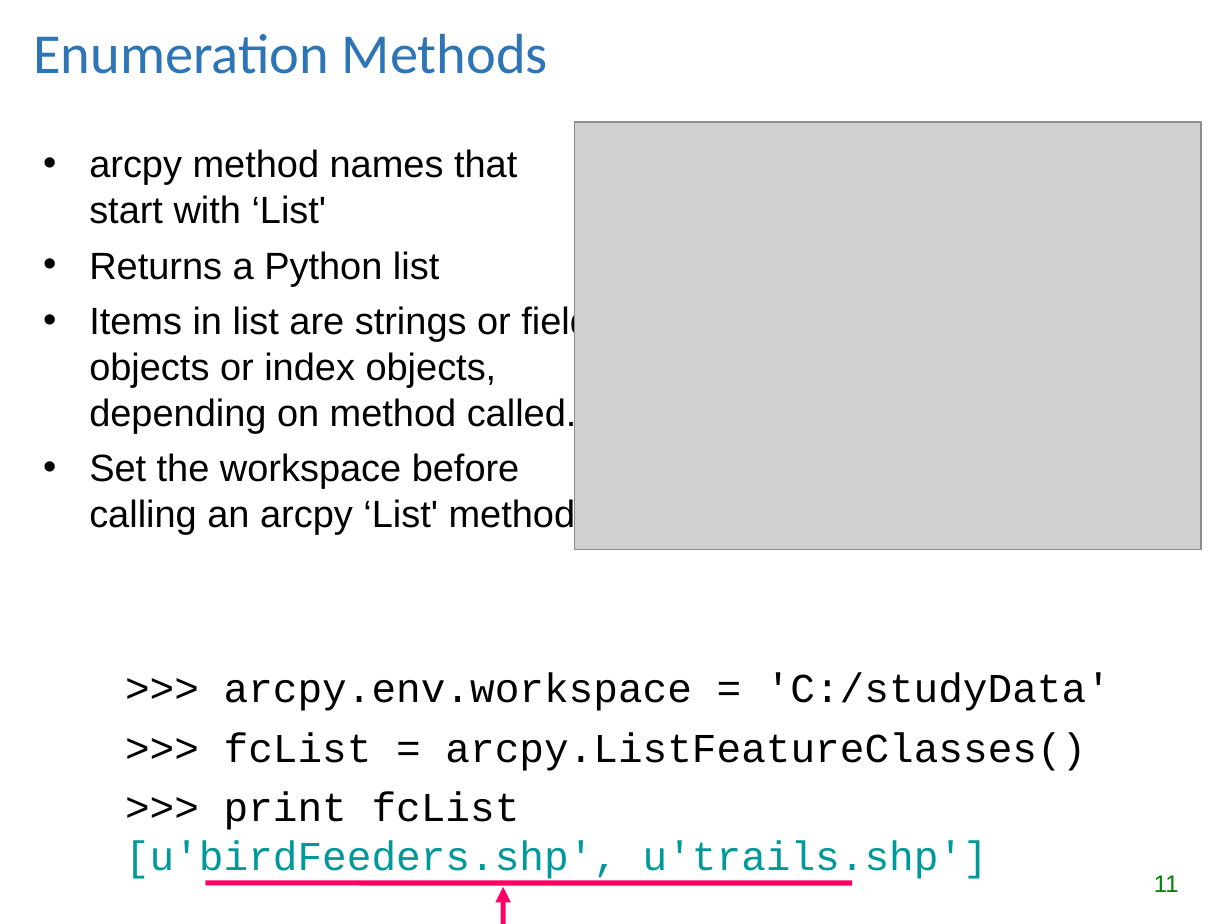
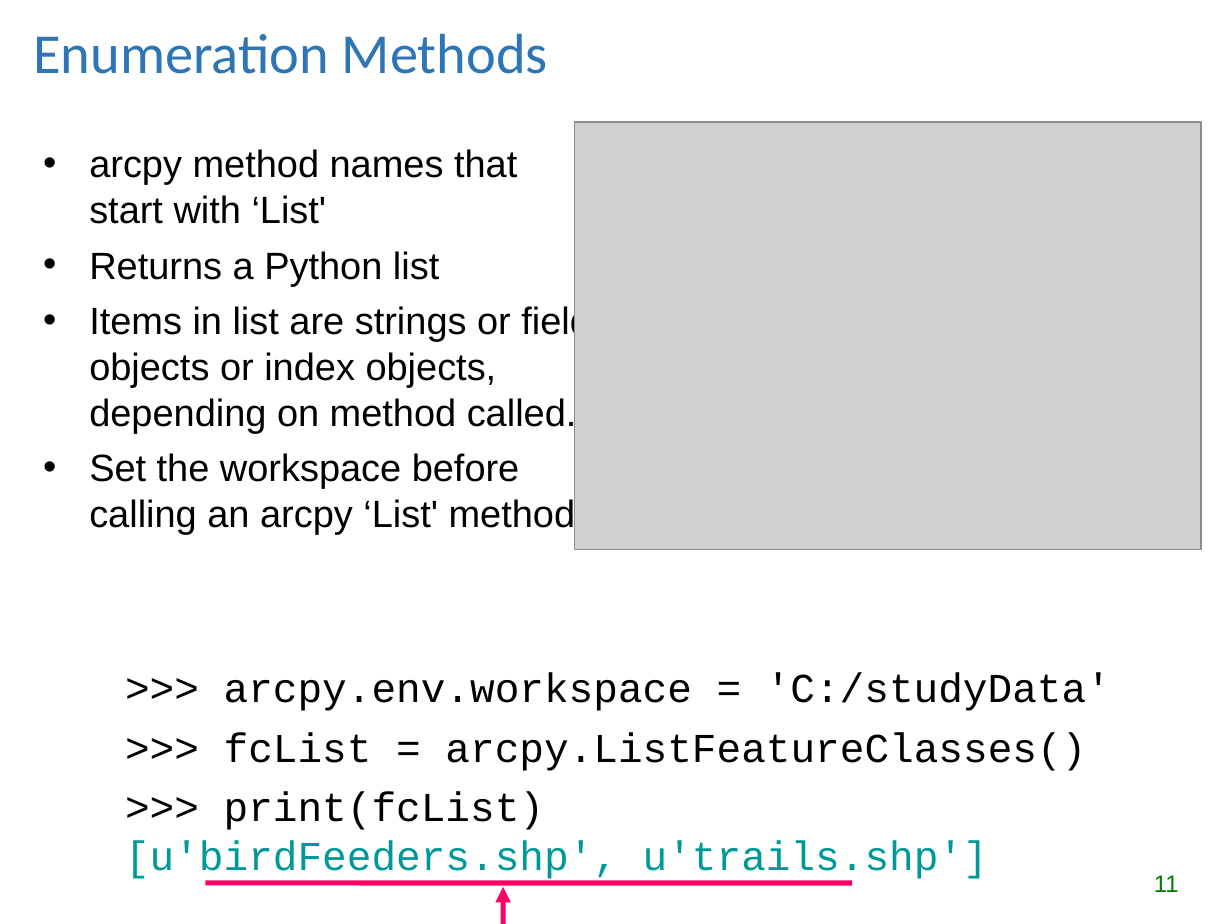
Before and after one commit to lgtateos/gis540, a slide deck: slide 11 of slides/batchProcessing.ppt. Drawn at 1232x924 pixels with LibreOffice and Linux fonts; fonts in the diff are those of the drawing; grey boxes stand for pictures. Boxes give left, top, right and bottom in pixels: in the first picture for what was removed or moved away, otherwise in the second. Text is boxed around its words. In the diff, an @@ line names an element or a change of style, - is before the commit and + after.

```diff
--- a/slides/batchProcessing.ppt
+++ b/slides/batchProcessing.ppt
@@ text at (125,791,988,883): text changed @@
->>> print fcList
-[u'birdFeeders.shp', u'trails.shp']
+>>> print(fcList)
+[u'birdFeeders.shp', u'trails.shp']
```
Also in this commit, not shown: 6 other slides changed, 1 other file.
